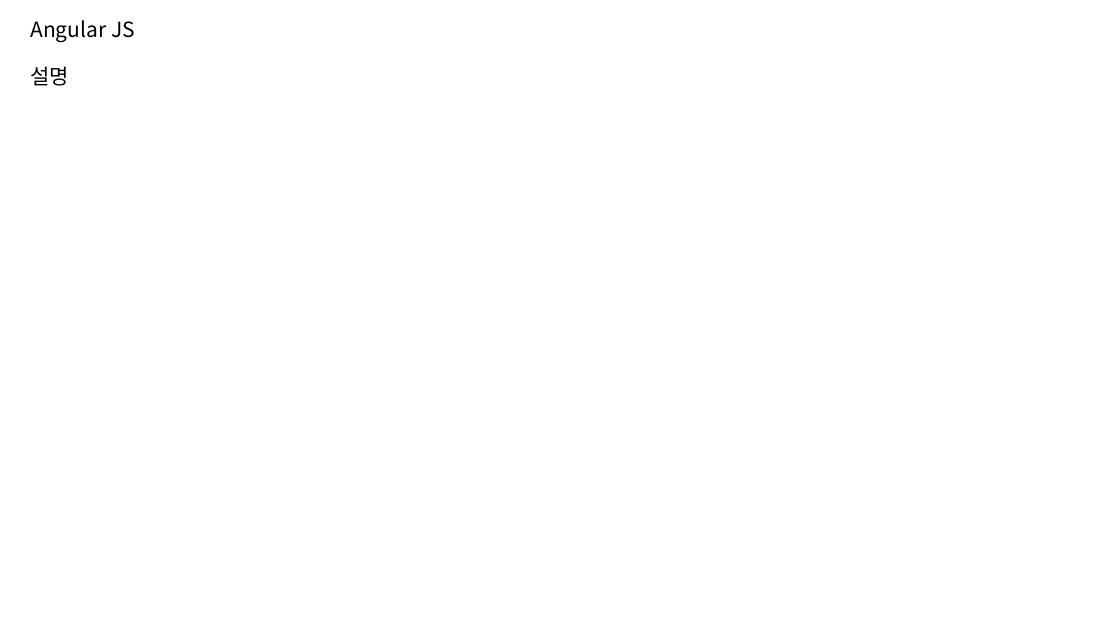
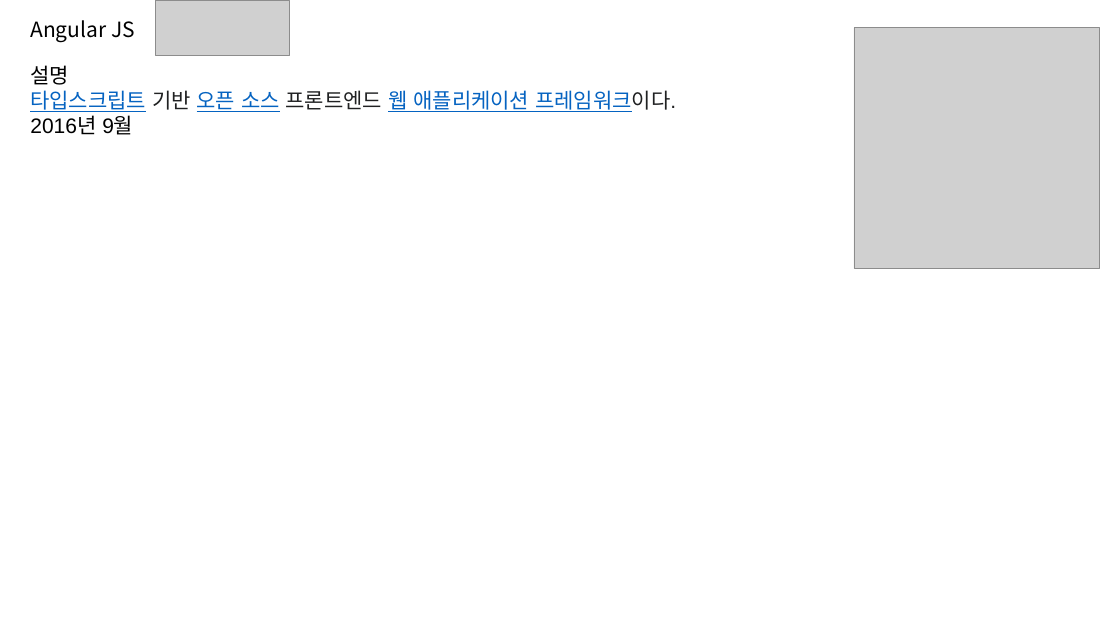
Before and after one commit to Marc416/JooRun_Prototype, a slide deck: slide 7 of 툴에대한 기본공부/About Tool.pptx. Drawn at 1120x630 pixels with LibreOffice and Linux fonts; fonts in the diff are those of the drawing; grey boxes stand for pictures. Boxes give left, top, right and bottom in pixels: in the first picture for what was removed or moved away, otherwise in the second. Text is boxed around its words. In the diff, an @@ line names an element or a change of style, - is before the commit and + after.

```diff
--- a/툴에대한 기본공부/About Tool.pptx
+++ b/툴에대한 기본공부/About Tool.pptx
@@ picture added at (155, 0, 289, 55) @@
@@ picture added at (854, 28, 1101, 268) @@
@@ text at (30, 90, 676, 135): paragraphs added @@
+타입스크립트 기반 오픈 소스 프론트엔드 웹 애플리케이션 프레임워크이다.
+2016년 9월
```
Also in this commit, not shown: 23 slides added.
